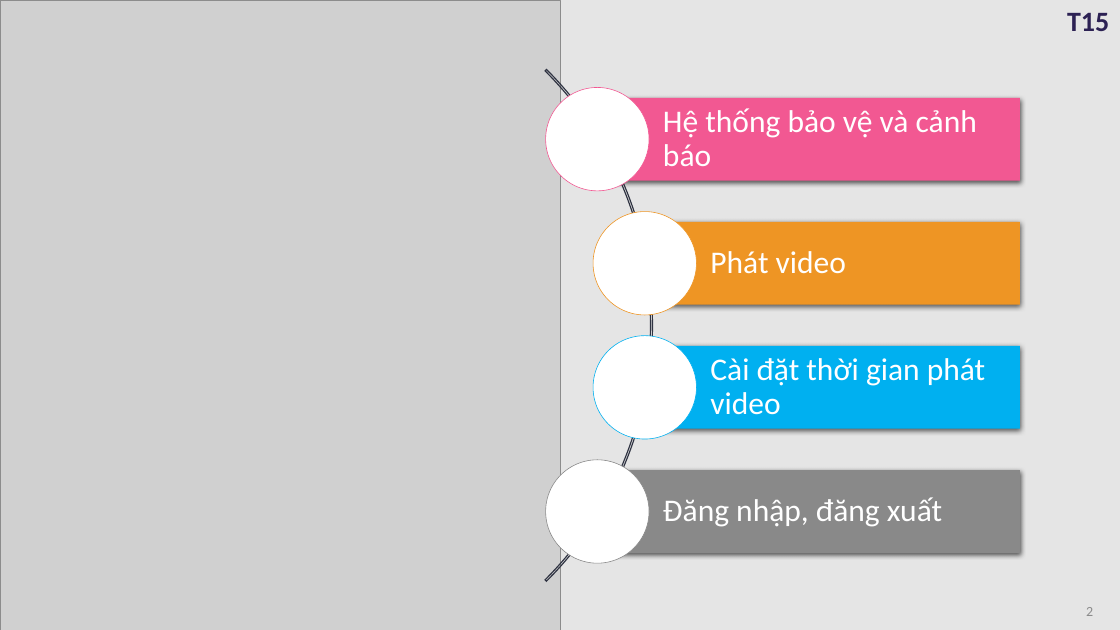
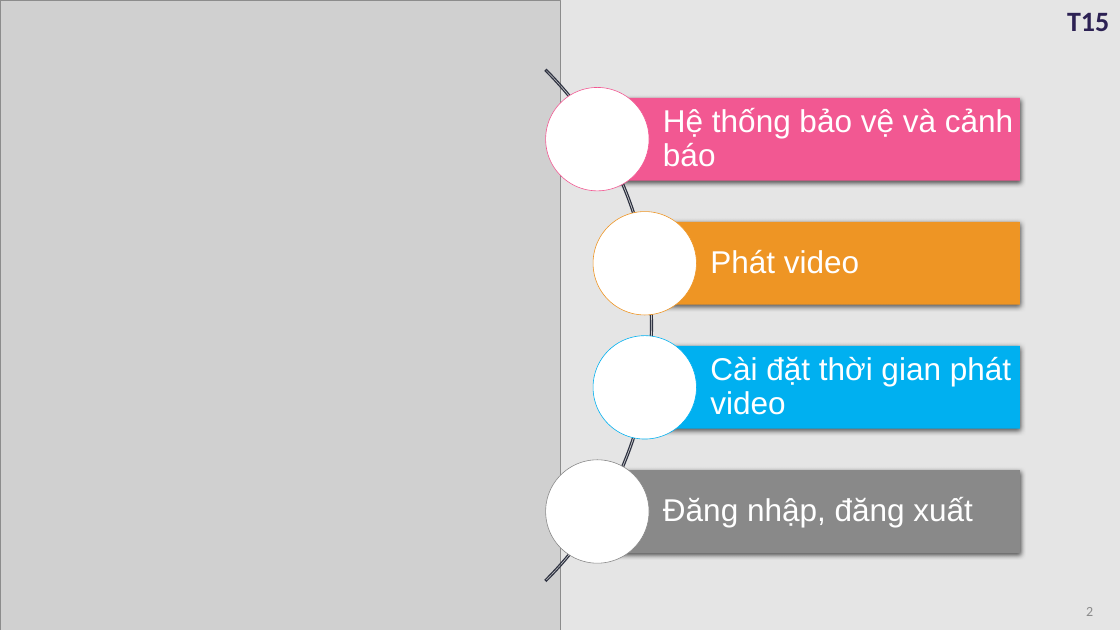
Before and after one commit to daihieptn97/share, a slide deck: slide 2 of Đồ án/BaoCao.pptx. Drawn at 1120x630 pixels with LibreOffice and Linux fonts; fonts in the diff are those of the drawing; grey boxes stand for pictures. Boxes give left, top, right and bottom in pixels: in the first picture for what was removed or moved away, otherwise in the second. Text is boxed around its words. In the diff, an @@ line names an element or a change of style, - is before the commit and + after.

```diff
--- a/Đồ án/BaoCao.pptx
+++ b/Đồ án/BaoCao.pptx
@@ font Calibri to Arial in 4 elements at [597, 97, 1020, 180], [645, 222, 1021, 304], [645, 346, 1021, 429], [597, 471, 1020, 553] @@
```
Also in this commit, not shown: 1 other slide changed, 3 slides added, 1 other file.
